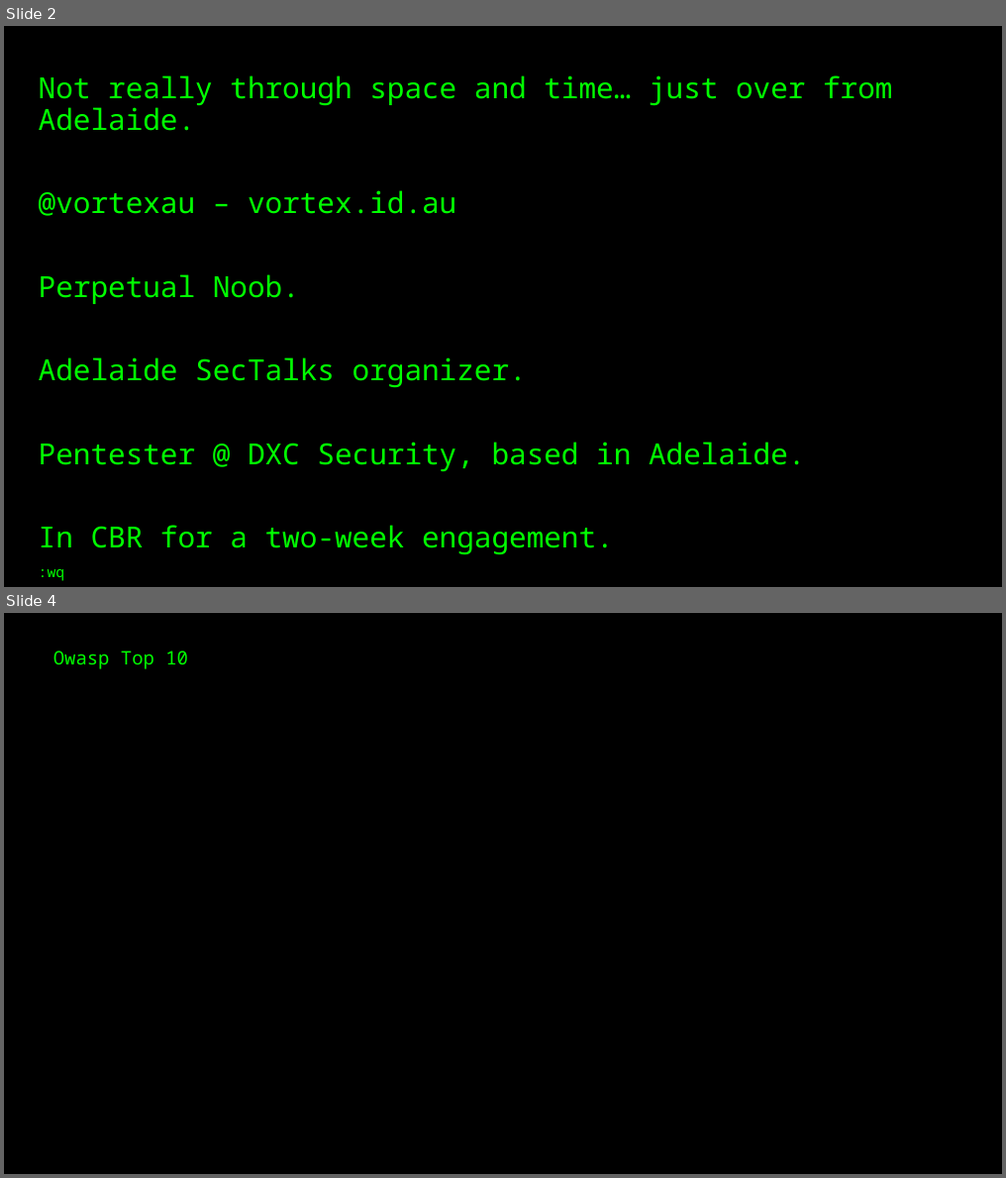
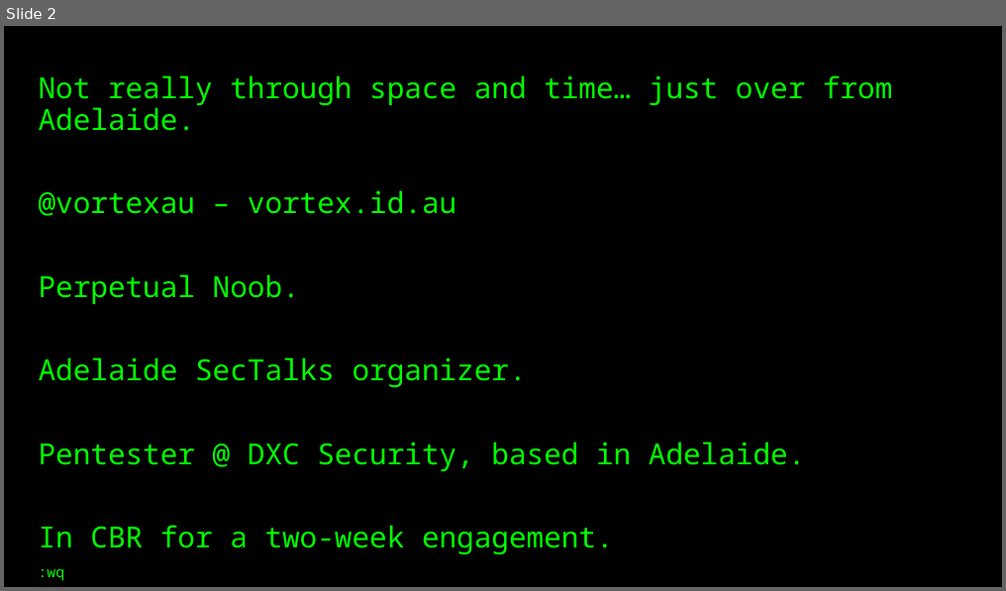
Before and after one commit to vortexau/sectalkscbr-sqli, a slide deck: slides/SQLi-Preso.pptx. Shown one above the other, each under a label of ours: slides 2 and 4 before the commit, slide 2 after it; the slides between them are not shown. The pictures are 1006x1178 and 1006x591 pixels, drawn with LibreOffice and Linux fonts; fonts in the diff are those of the drawing. Boxes give left, top, right and bottom in pixels: in the first picture for what was removed or moved away, otherwise in the second. Text is boxed around its words. In the diff, an @@ line names an element or a change of style, - is before the commit and + after.

```diff
--- a/slides/SQLi-Preso.pptx
+++ b/slides/SQLi-Preso.pptx
@@ slide 4 removed at [4, 613, 1002, 1174], background #000000 @@
@@ text removed at [54, 651, 188, 669] @@
-Owasp Top 10
```
Also in this commit, not shown: 2 slides changed, 1 slide added.
